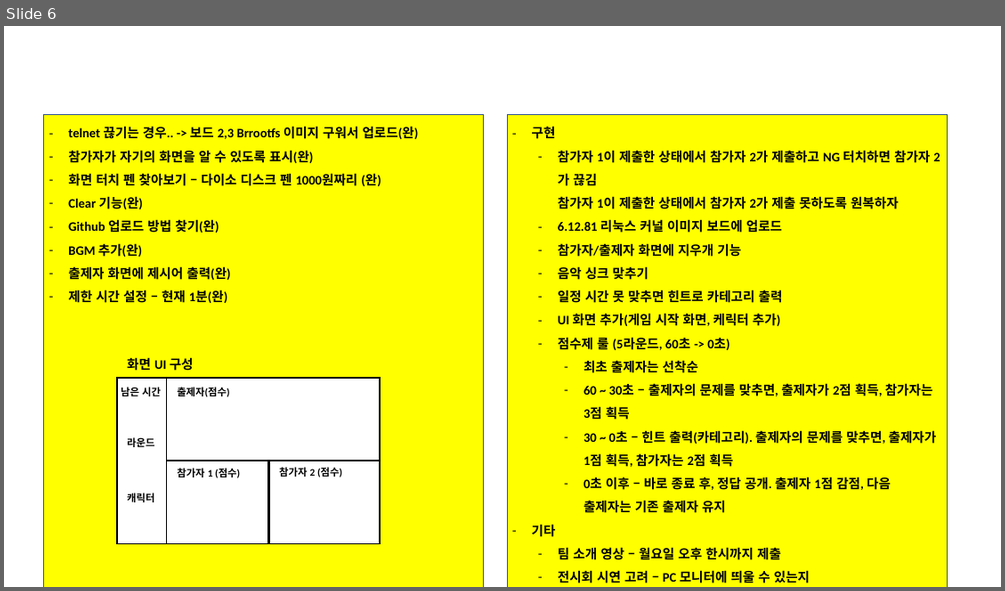
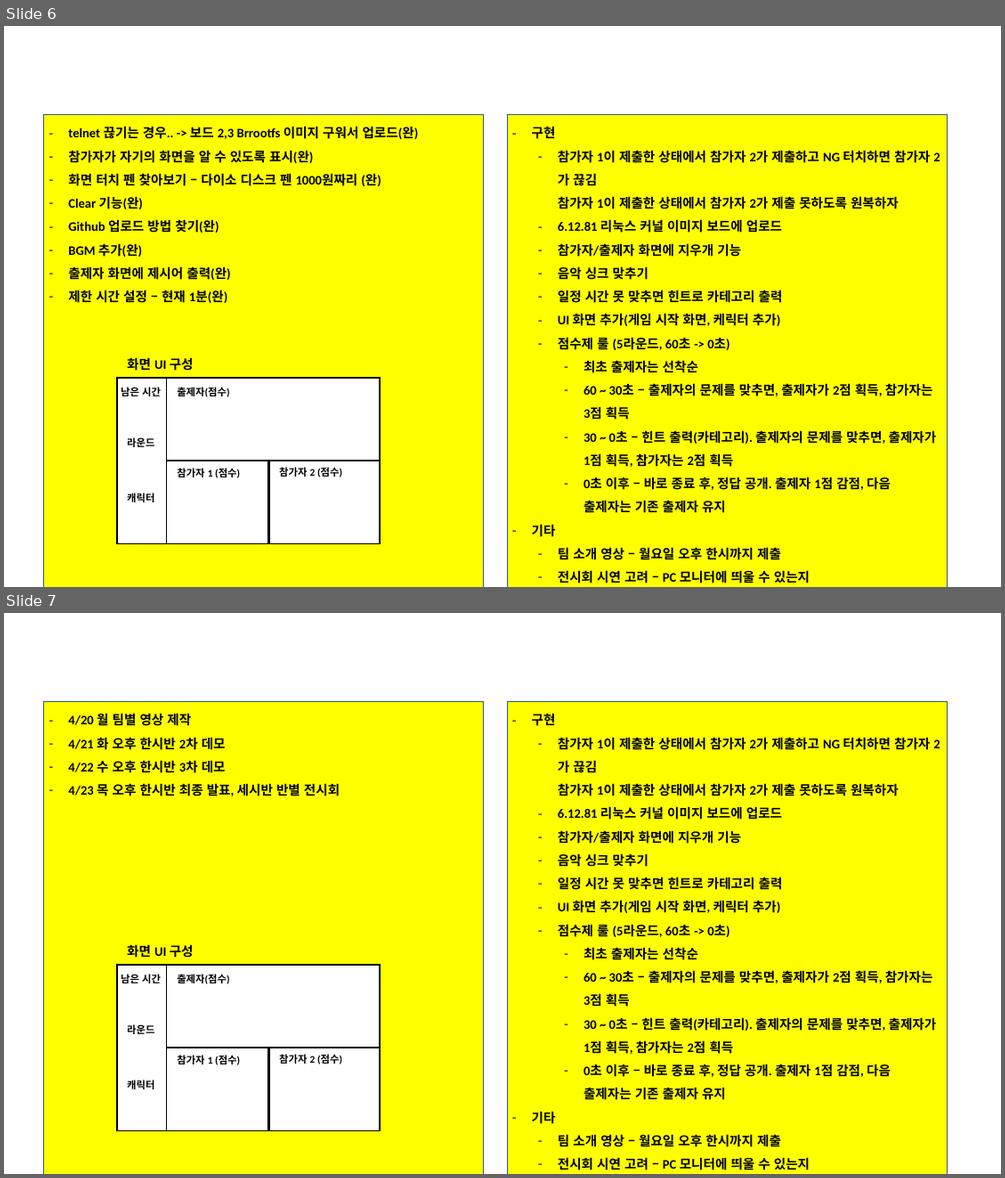
Before and after one commit to jewon1230-wq/For_transfer_files_jw, a slide deck: LG_부트캠프_12기_C반_프로젝트일정_및_최종제출결과물_3팀/4.LG_부트캠프_12기_C반_결과보고서(3팀)_v1.pptx. Shown one above the other, each under a label of ours: slide 6 before the commit, slides 6 and 7 after it. The pictures are 1005x591 and 1005x1178 pixels, drawn with LibreOffice and Linux fonts; fonts in the diff are those of the drawing; background and template pictures are left out. Boxes give left, top, right and bottom in pixels: in the first picture for what was removed or moved away, otherwise in the second. Text is boxed around its words. In the diff, an @@ line names an element or a change of style, - is before the commit and + after.

```diff
--- a/LG_부트캠프_12기_C반_프로젝트일정_및_최종제출결과물_3팀/4.LG_부트캠프_12기_C반_결과보고서(3팀)_v1.pptx
+++ b/LG_부트캠프_12기_C반_프로젝트일정_및_최종제출결과물_3팀/4.LG_부트캠프_12기_C반_결과보고서(3팀)_v1.pptx
@@ slide 7 added at (x1=4, y1=613, x2=1001, y2=1174), background picture (left out) @@
@@ text added at (x1=18, y1=626, x2=824, y2=679), 54 pt, text #FFFFFF, bold @@
+0. 기획(260417)
@@ rectangle added at (x1=44, y1=702, x2=484, y2=1174), fill #FFFF00, outline #325491 1 pt, 18 pt, text #000000, bold @@
+– 4/20 월 팀별 영상 제작
+– 4/21 화 오후 한시반 2차 데모
+– 4/22 수 오후 한시반 3차 데모
+– 4/23 목 오후 한시반 최종 발표, 세시반 반별 전시회
@@ rectangle added at (x1=507, y1=702, x2=947, y2=1174), fill #FFFF00, outline #325491 1 pt, 18 pt, text #000000, bold @@
+– 구현
+  – 참가자 1이 제출한 상태에서 참가자 2가 제출하고 NG 터치하면 참가자 2가 끊김
+    참가자 1이 제출한 상태에서 참가자 2가 제출 못하도록 원복하자
+  – 6.12.81 리눅스 커널 이미지 보드에 업로드
+  – 참가자/출제자 화면에 지우개 기능
+  – 음악 싱크 맞추기
+  – 일정 시간 못 맞추면 힌트로 카테고리 출력
+  – UI 화면 추가(게임 시작 화면, 케릭터 추가)
+  – 점수제 룰 (5라운드, 60초 -> 0초)
+    – 최초 출제자는 선착순
+    – 60 ~ 30초 – 출제자의 문제를 맞추면, 출제자가 2점 획득, 참가자는 3점 획득
+    – 30 ~ 0초 – 힌트 출력(카테고리). 출제자의 문제를 맞추면, 출제자가 1점 획득, 참가자는 2점 획득
+    – 0초 이후 – 바로 종료 후, 정답 공개. 출제자 1점 감점, 다음 출제자는 기존 출제자 유지
+– 기타
+  – 팀 소개 영상 – 월요일 오후 한시까지 제출
+  – 전시회 시연 고려 – PC 모니터에 띄울 수 있는지
@@ group added at (x1=117, y1=944, x2=380, y2=1131): 7 texts, 2 rectangles, 2 lines @@
+화면 UI 구성
+출제자(점수)
+참가자 1 (점수)
+참가자 2 (점수)
+남은 시간
+라운드
+캐릭터
```
